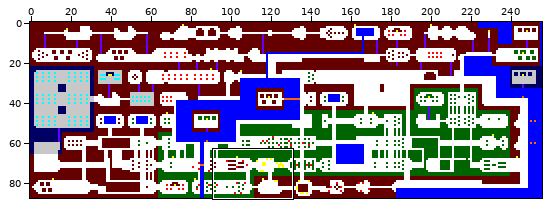
Two states of a sprite sheet, assets/rooms/overworld.png. The first picture is a wide view before the edit; the outline marks the close-up.
Close-up. As it was:
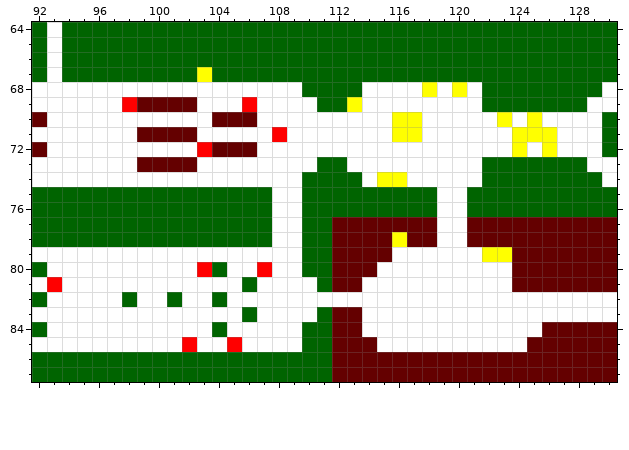
The file is 256x88 pixels. Shown: x 92..130, y 64..87.
Now the later version:
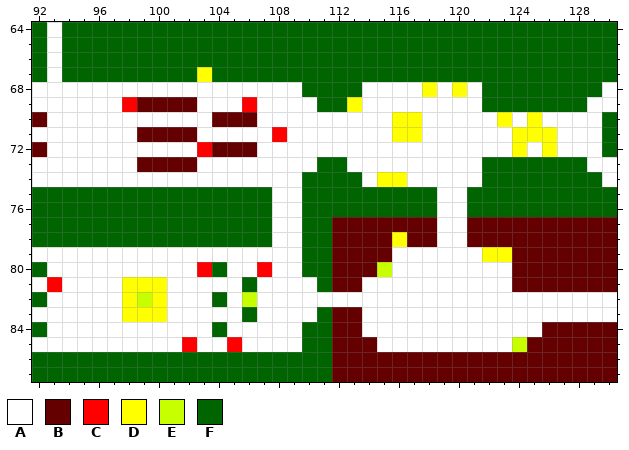
Palette (. is transparent): A #ffffff  B #640000  C #ff0000  D #ffff00  E #c8ff00  F #006400
Changes in this commit:
@@ x 92..130 @@
 79 AAAAAAAAAAAAAAAAAAFFBBBBAAAAAADDBBBBBBB
-80 FAAAAAAAAAACFAACAAFFBBBAAAAAAAAABBBBBBB
-81 ACAAAAAAAAAAAAFAAAAFBBAAAAAAAAAABBBBBBB
-82 FAAAAAFAAFAAFAAAAAAAAAAAAAAAAAAAAAAAAAA
-83 AAAAAAAAAAAAAAFAAAAFBBAAAAAAAAAAAAAAAAA
+80 FAAAAAAAAAACFAACAAFFBBBEAAAAAAAABBBBBBB
+81 ACAAAADDDAAAAAFAAAAFBBAAAAAAAAAABBBBBBB
+82 FAAAAADEDAAAFAEAAAAAAAAAAAAAAAAAAAAAAAA
+83 AAAAAADDDAAAAAFAAAAFBBAAAAAAAAAAAAAAAAA
 84 FAAAAAAAAAAAFAAAAAFFBBAAAAAAAAAAAABBBBB
-85 AAAAAAAAAACAACAAAAFFBBBAAAAAAAAAABBBBBB
+85 AAAAAAAAAACAACAAAAFFBBBAAAAAAAAAEBBBBBB
 86 FFFFFFFFFFFFFFFFFFFFBBBBBBBBBBBBBBBBBBB
Where, in picture pixels (left, top, right, bottom), the same in both close-ups:
changed: (377, 262, 392, 277)
changed: (122, 277, 257, 322)
changed: (512, 337, 527, 352)
